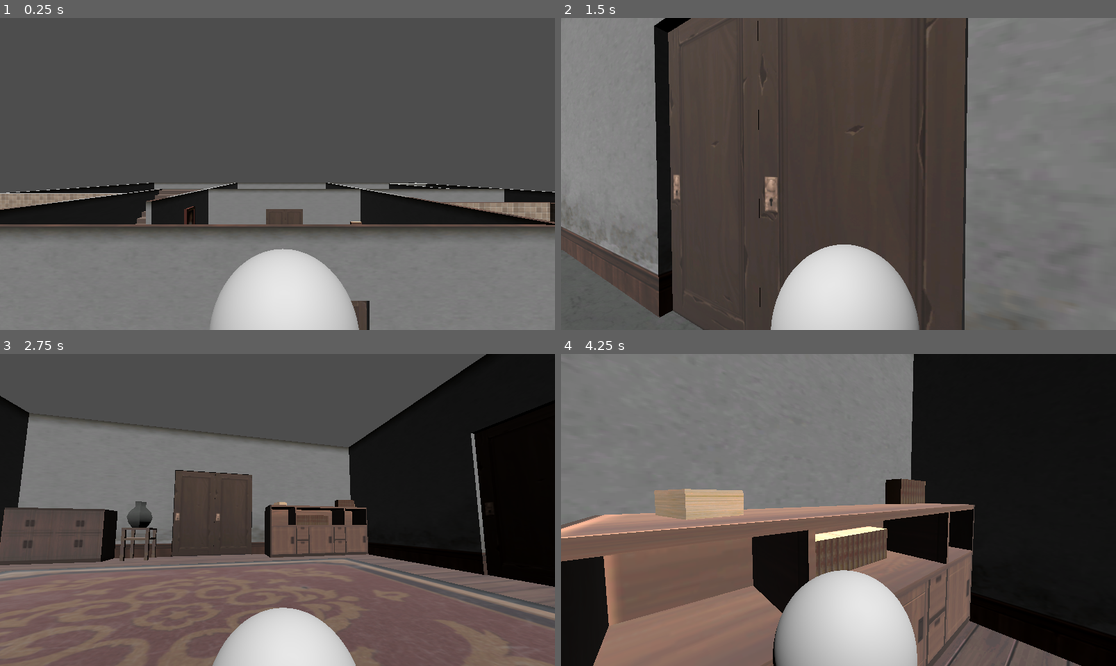
Above: before the commit, frames 1-4 (two rows, left to right).
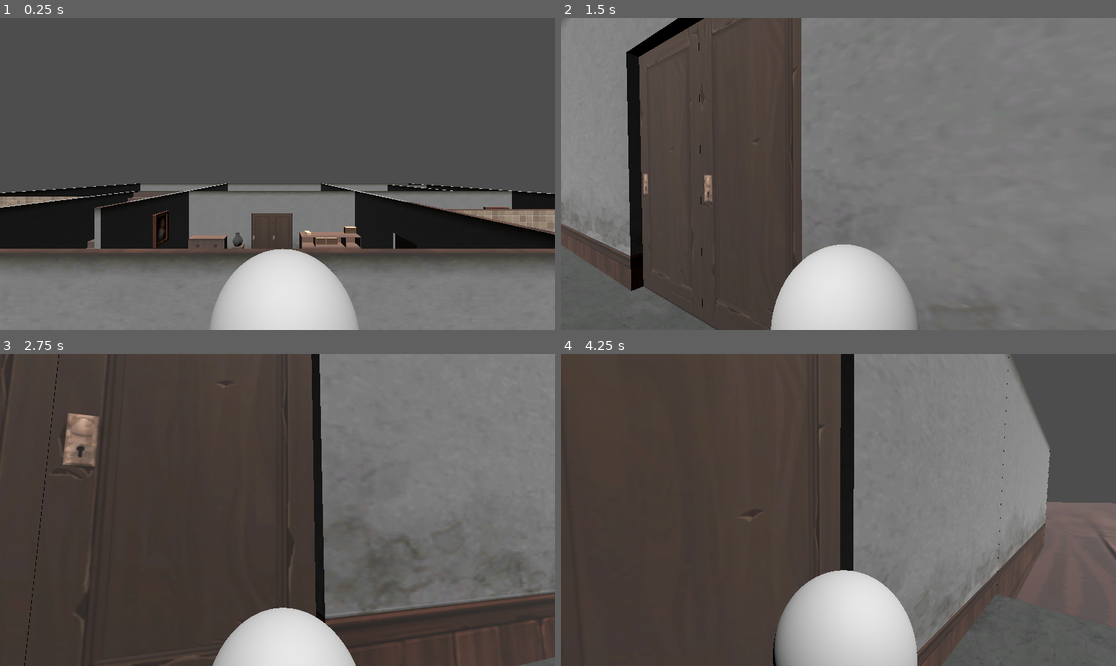
Above: after the commit, the same moments.

Repository: ChrFli/apl-beleuchtung-und-rendering
Game: Godot game, scene res://scenes/test_scene.tscn
The game is run twice, just before and just after one commit, with the same random seed, the same clock (stepped at 60 frames per second) and the same inputs. This scene is started directly instead of the project's main scene.
Inputs (mouse positions are in pixels of both pictures, inside the frame that each line leads up to):
- Up to frame 1 (0.25 s): no input
- Up to frame 2 (1.5 s): tap Enter (ui_accept) at 0.5, 0.77, 0.8, 1.07, 1.35 s; move the mouse to (866, 174) at 0.52 s; hold Up (ui_up) from 0.53 s (still down); tap E (interact) at 0.6 s; move the mouse to (810, 174) at 1.27 s
- Up to frame 3 (2.75 s): keep holding Up (ui_up); tap Enter (ui_accept) at 1.52, 1.82, 2.3 s; tap E (interact) at 1.55, 2.1 s; move the mouse to (288, 503) at 2.02 s
- Up to frame 4 (4.25 s): keep holding Up (ui_up); move the mouse to (832, 516) at 2.77 s; tap E (interact) at 2.85 s; tap Enter (ui_accept) at 3.02, 3.32, 3.6, 3.77, 4.07 s; move the mouse to (877, 513) at 3.52 s

The runs differ from the first frame. In frame 1, 17% of the frame differs, in the area x 0-100%, y 52-100%; in frame 2, 33%; in frame 3, 72%; in frame 4, 86%, in the area x 0-100%, y 0-100%.

Commit message:
IDk

Diff:
--- /dev/null
+++ b/Interactables/key.gd
@@ -0,0 +1,20 @@
+extends StaticBody3D
+
+var toggle = false
+var interactable = true
+
+func interact():
+	if interactable:
+		interactable = false
+		toggle = !toggle
+
+		# Find the player node in the "player" group
+		var player = get_tree().get_nodes_in_group("player")[0]  # Assuming there's only one player
+
+		if player:
+			player.pick_up_key()  # Let the character know it picked up the key
+			queue_free()  # Remove the key from the scene
+			player.has_key = true  # Directly set the has_key status to true when the key is collected
+
+		await get_tree().create_timer(1.0, false).timeout
+		interactable = true
--- a/scenes/DoubleDoors.tscn
+++ b/scenes/DoubleDoors.tscn
@@ -144,7 +144,7 @@
 playeranimation = NodePath("../../AnimationPlayer")
 
 [node name="門002" type="MeshInstance3D" parent="hinge1/StaticBody3D"]
-transform = Transform3D(10.098, 0, 0, 0, -4.41398e-07, 10.098, 0, -10.098, -4.41398e-07, 0.00373018, -1.08718, -0.0179876)
+transform = Transform3D(10.098, 0, 0, 0, 0, 10.098, 0, -10.098, 0, 0.00373018, -1.08718, -0.0179876)
 mesh = SubResource("ArrayMesh_i13jd")
 skeleton = NodePath("")
 
--- a/scenes/Worldtester.tscn
+++ b/scenes/Worldtester.tscn
@@ -1,8 +1,9 @@
-[gd_scene load_steps=6 format=3 uid="uid://cs0j2mkyn65g1"]
+[gd_scene load_steps=7 format=3 uid="uid://cs0j2mkyn65g1"]
 
 [ext_resource type="PackedScene" uid="uid://drxna0qrhrswo" path="res://scenes/door.tscn" id="1_22fkl"]
 [ext_resource type="PackedScene" uid="uid://chtutpgwaitak" path="res://scenes/char_dummy.tscn" id="2_bfdo2"]
 [ext_resource type="PackedScene" uid="uid://ce244th5ihfds" path="res://scenes/DoubleDoors.tscn" id="3_sq84n"]
+[ext_resource type="PackedScene" uid="uid://btq4psiatfjmu" path="res://Interactables/key.tscn" id="4_kv6a0"]
 
 [sub_resource type="BoxShape3D" id="BoxShape3D_iquhi"]
 size = Vector3(1, 0.942383, 1)
@@ -25,7 +26,8 @@
 transform = Transform3D(1, 0, 0, 0, 1, 0, 0, 0, 1, -0.00548887, 1.24774, -0.00220132)
 
 [node name="OmniLight3D" type="OmniLight3D" parent="."]
-transform = Transform3D(1, 0, 0, 0, 1, 0, 0, 0, 1, 0, 0.663662, 0.985437)
+transform = Transform3D(1.37306, 0, 0, 0, 1, 0, 0, 0, 1, 0, 0.663662, 0.985437)
+omni_range = 11.4552
 
 [node name="StaticBody3D2" type="StaticBody3D" parent="."]
 transform = Transform3D(1, 0, 0, 0, 1, 0, 0, 0, 1, 1.77968, 8.73693, -14.2168)
@@ -43,3 +45,6 @@
 
 [node name="DoubleDoors" parent="." instance=ExtResource("3_sq84n")]
 transform = Transform3D(1, 0, 0, 0, 1, 0, 0, 0, 1, 2.17882, 1.29076, -0.246839)
+
+[node name="Key" parent="." instance=ExtResource("4_kv6a0")]
+transform = Transform3D(1, 0, 0, 0, 1, 0, 0, 0, 1, -3.12068, 0.896022, 4.66502)
--- a/scenes/test_scene.tscn
+++ b/scenes/test_scene.tscn
@@ -5,7 +5,7 @@
 [ext_resource type="PackedScene" uid="uid://eelx8utxq7f2" path="res://scenes/collision_walls.tscn" id="3_0v6e8"]
 [ext_resource type="PackedScene" uid="uid://drxna0qrhrswo" path="res://scenes/door.tscn" id="4_ahox0"]
 [ext_resource type="PackedScene" uid="uid://ce244th5ihfds" path="res://scenes/DoubleDoors.tscn" id="4_uksla"]
-[ext_resource type="PackedScene" uid="uid://dkmni3owxoxev" path="res://scenes/char_Zombie.tscn" id="6_6lgxh"]
+[ext_resource type="PackedScene" uid="uid://btq4psiatfjmu" path="res://Interactables/key.tscn" id="6_3plwi"]
 
 [sub_resource type="BoxShape3D" id="BoxShape3D_pb7eb"]
 size = Vector3(500, 1, 500)
@@ -52,7 +52,7 @@
 [node name="Test_Scene" type="Node3D"]
 
 [node name="CharDummy" parent="." instance=ExtResource("2_hk53w")]
-transform = Transform3D(0.1, 0, 0, 0, 0.1, 0, 0, 0, 0.1, -0.409973, -1.39336, 40.3797)
+transform = Transform3D(0.1, 0, 0, 0, 0.1, 0, 0, 0, 0.1, 2.17941, -1.26832, 36.6214)
 
 [node name="Camera3D" type="Camera3D" parent="."]
 transform = Transform3D(1, 0, 0, 0, 1, 0, 0, 0, 1, -2.84734, 52.9313, 364.541)
@@ -80,7 +80,7 @@
 transform = Transform3D(0.1, 0, 0, 0, -4.37114e-09, 0.1, 0, -0.1, -4.37114e-09, 0, -15.0556, 0)
 
 [node name="Door" parent="." instance=ExtResource("4_ahox0")]
-transform = Transform3D(-1.83594e-07, 0, -4.20013, 0, 4.28676, 0, 4.20013, 0, -1.83594e-07, 17.3453, -12.9319, 15.1175)
+transform = Transform3D(-1.83594e-07, 0, -4.20013, 0, 4.28676, 0, 4.20013, 0, -1.83594e-07, 17.4045, -12.9319, 15.0905)
 
 [node name="Door2" parent="." instance=ExtResource("4_ahox0")]
 transform = Transform3D(-4.32277, 0, 3.66223e-07, 0, 4.26267, 0, -3.77909e-07, 0, -4.18911, 23.1952, -12.8605, 20.1744)
@@ -97,8 +97,5 @@
 [node name="Door4" parent="." instance=ExtResource("4_ahox0")]
 transform = Transform3D(-1.88954e-07, 0, 4.18911, 0, 4.26267, 0, -4.32277, 0, -1.83112e-07, -15.0763, -12.8438, -16.5502)
 
-[node name="CharacterBody3D" parent="." instance=ExtResource("6_6lgxh")]
-transform = Transform3D(0.707107, 0, -0.707107, 0, 1, 0, 0.707107, 0, 0.707107, 33.2738, -17.7076, 12.0083)
-
-[node name="CharacterBody3D2" parent="." instance=ExtResource("6_6lgxh")]
-transform = Transform3D(-0.707107, 0, 0.707107, 0, 1, 0, -0.707107, 0, -0.707107, 38.433, -17.7252, 17.3928)
+[node name="Key" parent="." instance=ExtResource("6_3plwi")]
+transform = Transform3D(3.90397, 0, 0, 0, 3.90397, 0, 0, 0, 3.90397, -5.38974, -13.9283, 32.6462)
--- a/scripts/char_dummy.gd
+++ b/scripts/char_dummy.gd
@@ -8,11 +8,18 @@
 @onready var head = $Head
 @onready var camera = $Head/Camera3D
 
+var has_key = false
 
+# Function to return the current state of has_key
+func _haskey():
+	return has_key
 
+func pick_up_key():
+	has_key = true
 
 func _ready():
 	Input.set_mouse_mode(Input.MOUSE_MODE_CAPTURED)
+	add_to_group("player")
 
 func _unhandled_input(event: InputEvent):
 	if event is InputEventMouseMotion:
--- a/scripts/char_zombie.gd
+++ b/scripts/char_zombie.gd
@@ -1,67 +1,15 @@
-#extends CharacterBody3D
-#
-#
-#const SPEED = 5.0
-#const JUMP_VELOCITY = 4.5
-#const GRAVITY = 10
-#@onready  var pivot = $Head
-#@onready var camera = $Head/SpringArm3D/Camera3D
-#@export var sens =0.5
-#
-#func _ready():
-	#Input.mouse_mode = Input.MOUSE_MODE_CAPTURED
-	#
-#func _input(event):
-	#if event is InputEventMouseMotion:
-		#pivot.rotate_y(deg_to_rad(-event.relative.x * sens))
-		#pivot.rotate_x(deg_to_rad(-event.relative.y * sens))
-		#camera.rotation.x = clamp(pivot.rotation.x, deg_to_rad(-40), deg_to_rad(45))
-		#
-	#
-#func _physics_process(delta: float) -> void:
-	## Add gravity to the velocity
-	#if not is_on_floor():
-		#velocity.y -= GRAVITY * delta  # Hier wird die Schwerkraft auf das Objekt angewendet
-#
-	## Handle jump
-	#if Input.is_action_just_pressed("ui_accept") and is_on_floor():
-		#velocity.y = JUMP_VELOCITY
-#
-	## Get the input direction and handle movement/deceleration
-	#var input_dir: Vector2 = Input.get_vector("ui_left", "ui_right", "ui_up", "ui_down")
-	#var direction: Vector3 = (pivot.transform.basis * Vector3(input_dir.x, 0, input_dir.y)).normalized()
-	#
-	#
-	#if Input.is_action_just_pressed("quit"):
-		#get_tree().quit()
-#
-	#
-	#if direction:
-		#velocity.x = direction.x * SPEED
-		#velocity.z = direction.z * SPEED
-	#else:
-		#velocity.x = move_toward(velocity.x, 0, SPEED)
-		#velocity.z = move_toward(velocity.z, 0, SPEED)
-#
-	#move_and_slide()
+extends CharacterBody3D
 
-extends CharacterBody3D
 
 const SPEED = 5.0
 const JUMP_VELOCITY = 4.5
 const GRAVITY = 10
-@onready var pivot = $Head
+@onready  var pivot = $Head
 @onready var camera = $Head/SpringArm3D/Camera3D
-@export var sens = 0.5
-
-# Zeitintervall, um zufällige Bewegungsrichtung zu ändern
-const RANDOM_MOVEMENT_INTERVAL = 2.0
-var movement_timer = 0.0
-var random_direction: Vector3 = Vector3.ZERO
+@export var sens =0.5
 
 func _ready():
 	Input.mouse_mode = Input.MOUSE_MODE_CAPTURED
-	set_random_direction()  # Setze initial eine zufällige Richtung
 
 func _input(event):
 	if event is InputEventMouseMotion:
@@ -69,9 +17,6 @@
 		pivot.rotate_x(deg_to_rad(-event.relative.y * sens))
 		camera.rotation.x = clamp(pivot.rotation.x, deg_to_rad(-40), deg_to_rad(45))
 
-func set_random_direction():
-	# Generiere eine zufällige Richtung im Raum
-	random_direction = Vector3(randf_range(-1, 1), 0, randf_range(-1, 1)).normalized()
 
 func _physics_process(delta: float) -> void:
 	# Add gravity to the velocity
@@ -82,19 +27,20 @@
 	if Input.is_action_just_pressed("ui_accept") and is_on_floor():
 		velocity.y = JUMP_VELOCITY
 
-	# Zufällige Bewegung alle paar Sekunden
-	movement_timer -= delta
-	if movement_timer <= 0:
-		movement_timer = RANDOM_MOVEMENT_INTERVAL  # Resette den Timer
-		set_random_direction()  # Setze eine neue zufällige Richtung
+	# Get the input direction and handle movement/deceleration
+	var input_dir: Vector2 = Input.get_vector("ui_left", "ui_right", "ui_up", "ui_down")
+	var direction: Vector3 = (pivot.transform.basis * Vector3(input_dir.x, 0, input_dir.y)).normalized()
 
-	# Setze die Geschwindigkeit in der zufälligen Richtung
-	velocity.x = random_direction.x * SPEED
-	velocity.z = random_direction.z * SPEED
 
-	# Drehe das Modell in die Bewegungsrichtung
-	if random_direction.length() > 0:
-		# Drehe das Modell nur, wenn eine Bewegungsrichtung vorhanden ist
-		rotation.y = lerp_angle(rotation.y, random_direction.angle_to(Vector3.BACK), 0.1)
+	if Input.is_action_just_pressed("quit"):
+		get_tree().quit()
+
+
+	if direction:
+		velocity.x = direction.x * SPEED
+		velocity.z = direction.z * SPEED
+	else:
+		velocity.x = move_toward(velocity.x, 0, SPEED)
+		velocity.z = move_toward(velocity.z, 0, SPEED)
 
 	move_and_slide()
--- a/scripts/door.gd
+++ b/scripts/door.gd
@@ -4,13 +4,22 @@
 var interactable= true
 @export var animation_player: AnimationPlayer
 
+
+
 func interact():
-	if interactable ==true:
-		interactable = false
-		toggle = !toggle
-		if toggle ==false:
-			animation_player.play("closedoor")
-		if toggle ==true:
-			animation_player.play("opendoor")
-		await get_tree().create_timer(1.0,false).timeout
-		interactable=true
+	# Find the player node in the "player" group (assuming you've added the player to this group in Chardummy.gd)
+	var player = get_tree().get_nodes_in_group("player")[0]  # Assuming there's only one player
+
+	if player and player._haskey():  # Check if player has the key
+		if interactable:
+			interactable = false
+			toggle = !toggle
+			if toggle == false:
+				animation_player.play("closedoor")
+			if toggle == true:
+				animation_player.play("opendoor")
+			await get_tree().create_timer(1.0, false).timeout
+			interactable = true
+	else:
+		# Door can't be opened message
+		print("The door can't be opened because you don't have the key.")
--- a/scripts/doubledoors.gd
+++ b/scripts/doubledoors.gd
@@ -5,12 +5,17 @@
 @export var playeranimation:AnimationPlayer
 
 func interact():
-	if interactable ==true:
-		interactable = false
-		toggle = !toggle
-		if toggle ==false:
-			playeranimation.play("closedouble")
-		if toggle ==true:
-			playeranimation.play("opendouble")
-		await get_tree().create_timer(1.0,false).timeout
-		interactable=true
+	var player = get_tree().get_nodes_in_group("player")[0]
+	if player and player._haskey():  # Check if player has the key
+		if interactable ==true:
+			interactable = false
+			toggle = !toggle
+			if toggle ==false:
+				playeranimation.play("closedouble")
+			if toggle ==true:
+				playeranimation.play("opendouble")
+			await get_tree().create_timer(1.0,false).timeout
+			interactable=true
+	else:
+		# Door can't be opened message
+		print("The door can't be opened because you don't have the key.")
